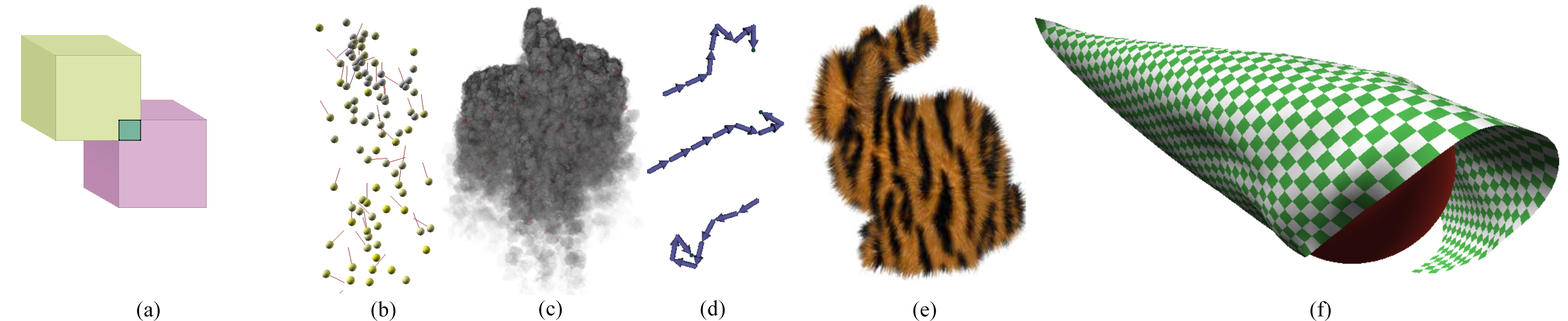
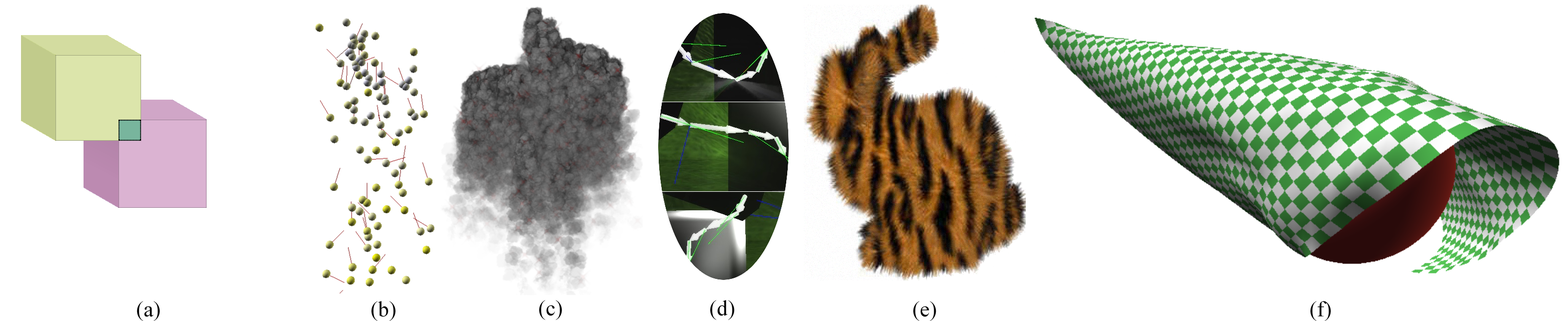
The second 1568px x 321px image is a revision of the first. Changes to its layers:
added layer "Layer #3" above "Layer #1" over [658,13,789,280]
painted on "sampleteaser.png" over [642,4,1559,320]
